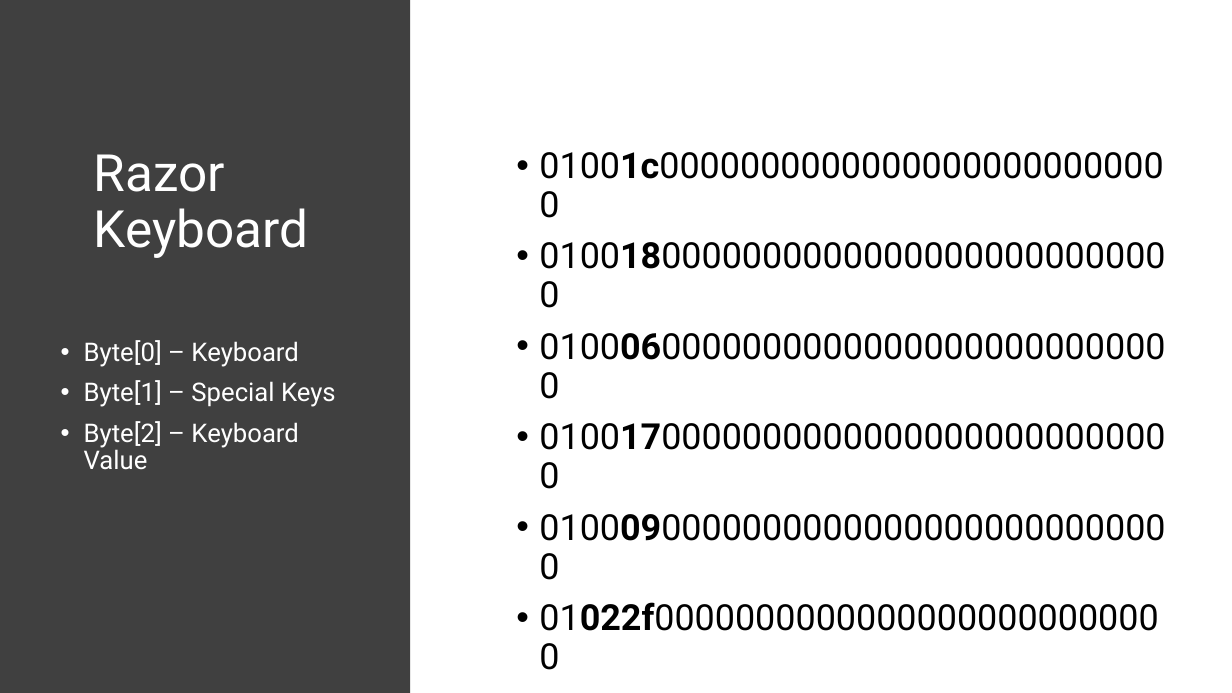
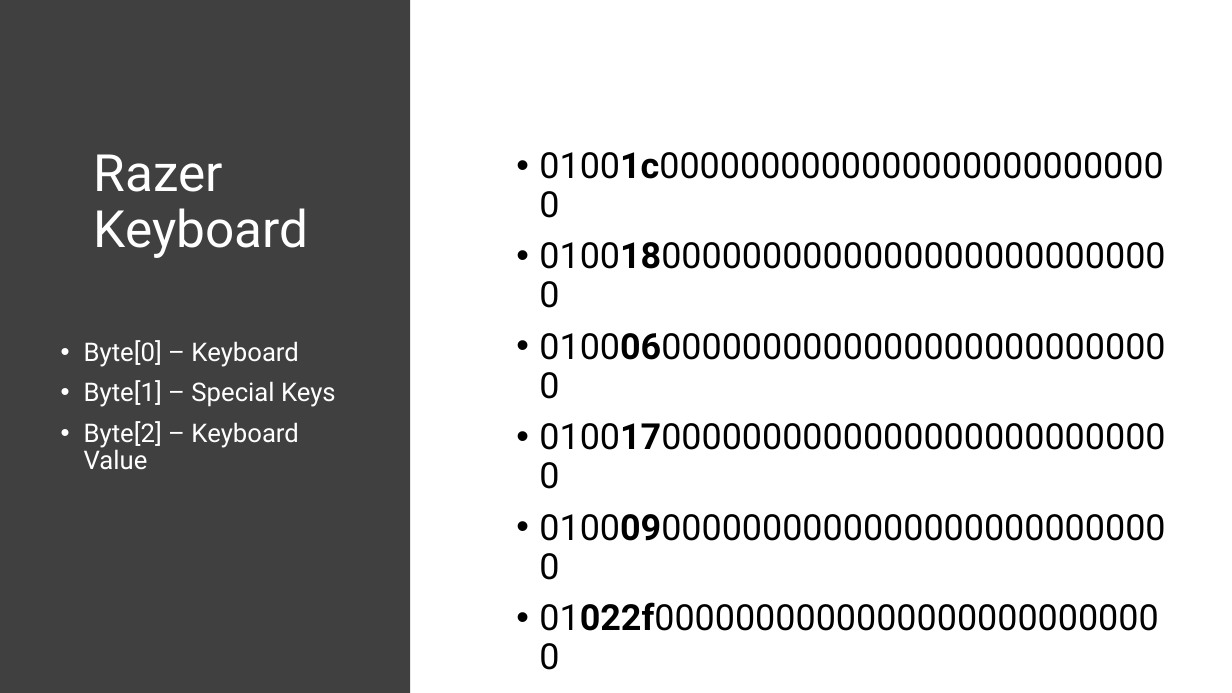
Before and after one commit to shayes20/ECEN-522R-Final-Project, a slide deck: slide 12 of Presentation.pptx. Drawn at 1232x693 pixels with LibreOffice and Linux fonts; fonts in the diff are those of the drawing. Boxes give left, top, right and bottom in pixels: in the first picture for what was removed or moved away, otherwise in the second. Text is boxed around its words. In the diff, an @@ line names an element or a change of style, - is before the commit and + after.

```diff
--- a/Presentation.pptx
+++ b/Presentation.pptx
@@ title at <box>94,154,308,258</box>: text changed @@
-Razor Keyboard
+Razer Keyboard
```
Also in this commit, not shown: 4 other files.
